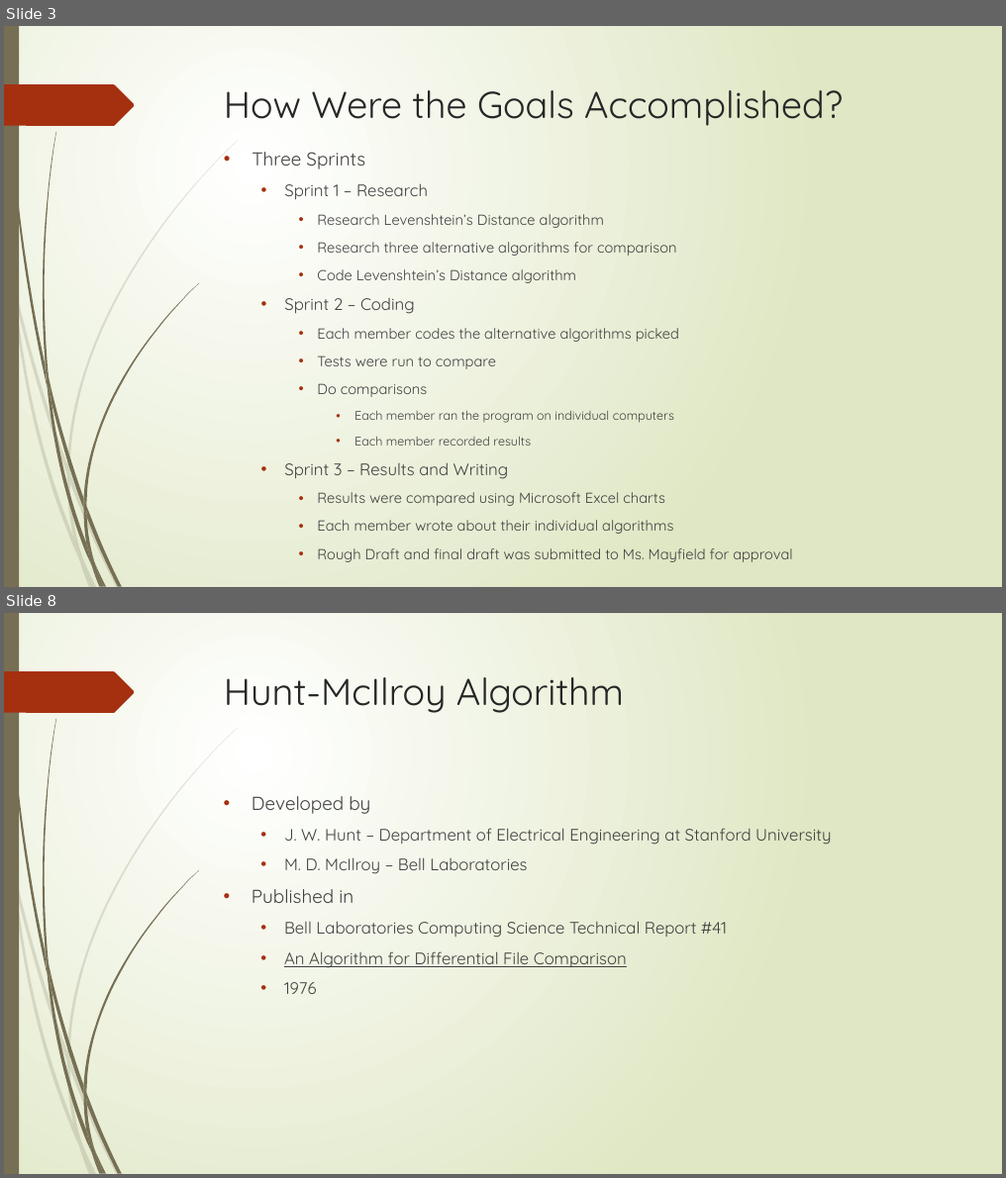
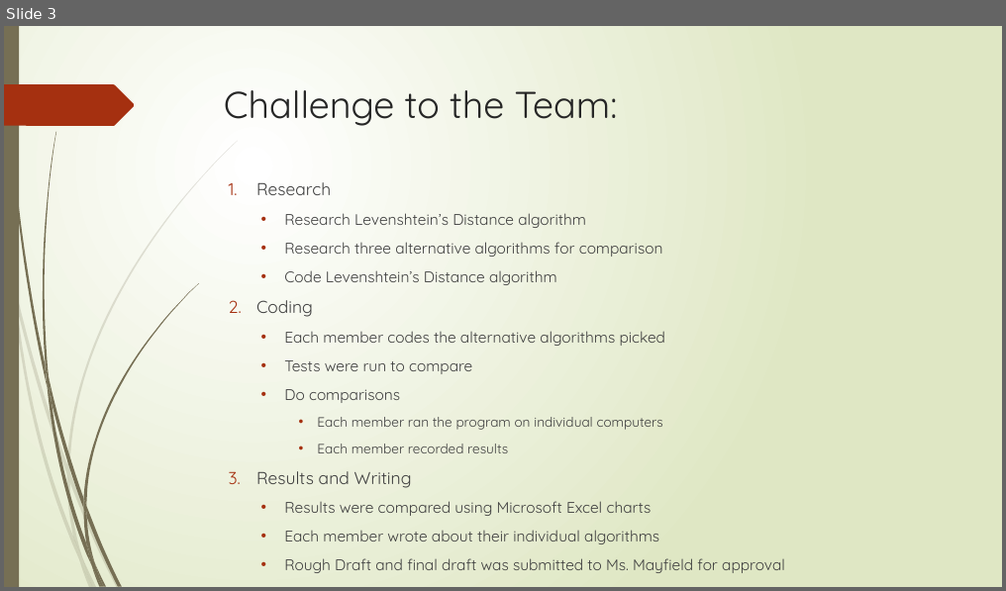
Before and after one commit to AthensStateComputerScience/DigitalHumanities, a slide deck: PowerPoint/Digital Humanities.pptx. Shown one above the other, each under a label of ours: slides 3 and 8 before the commit, slide 3 after it; the slides between them are not shown. The pictures are 1006x1178 and 1006x591 pixels, drawn with LibreOffice and Linux fonts; fonts in the diff are those of the drawing. Boxes give left, top, right and bottom in pixels: in the first picture for what was removed or moved away, otherwise in the second. Text is boxed around its words. In the diff, an @@ line names an element or a change of style, - is before the commit and + after.

```diff
--- a/PowerPoint/Digital Humanities.pptx
+++ b/PowerPoint/Digital Humanities.pptx
@@ slide 8 removed at (4,613,1002,1174), background gradient #FFFFFF to #DFE8C4; not listed: 24 template elements that a slide beside it also shows @@
@@ title removed at (224,677,624,713) @@
-Hunt-McIlroy Algorithm
@@ text removed at (252,796,831,994) @@
-• Developed by
-  • J. W. Hunt – Department of Electrical Engineering at Stanford University
-  • M. D. McIlroy – Bell Laboratories
-• Published in
-  • Bell Laboratories Computing Science Technical Report #41
-  • An Algorithm for Differential File Comparison
-  • 1976
@@ slide 3 changed as well @@
@@ title at (224,90,618,126): text changed @@
-How Were the Goals Accomplished?
+Challenge to the Team:
@@ text at (256,182,331,195): text changed; size 16 to 16.6 pt @@
-• Three Sprints
-  • Sprint 1 – Research
+1. Research
@@ text at (284,213,785,573): size 14 to 14.8 pt in "Research Levenshtein’s Distance algorithm", "Research three alternative algorithms for comparison", "Code Levenshtein’s Distance algorithm", "Each member codes the alternative algorithms picked" and 5 more places; size 12 to 12.9 pt in "Each member ran the program on individual ...", "Each member recorded results"; list level 3 to 2 in "Research Levenshtein’s Distance algorithm"; list level 3 to 2 in "Research three alternative algorithms for ..."; list level 3 to 2 in "Code Levenshtein’s Distance algorithm"; list level 3 to 2 in "Each member codes the alternative ..."; list level 3 to 2 in "Tests were run to compare"; list level 3 to 2 in "Do comparisons"; list level 4 to 3 in "Each member ran the program ..."; list level 4 to 3 in "Each member recorded results"; list level 3 to 2 in "Results were compared using Microsoft ..."; list level 3 to 2 in "Each member wrote about their ..."; list level 3 to 2 in "Rough Draft and final draft ..." @@
@@ text at (256,300,313,317): text changed; size 16 to 16.6 pt @@
-  • Sprint 2 – Coding
+2. Coding
@@ text at (256,472,412,488): text changed; size 16 to 16.6 pt @@
-  • Sprint 3 – Results and Writing
+3. Results and Writing
```
Also in this commit, not shown: 7 other slides changed, 5 slides added, 6 other slides removed.
